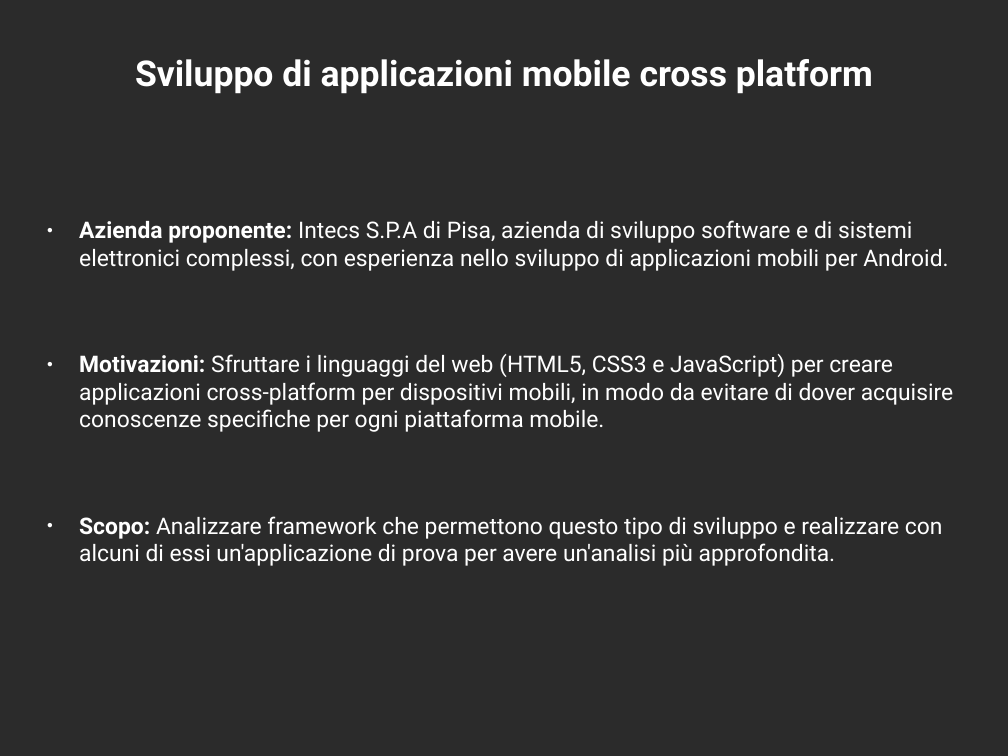
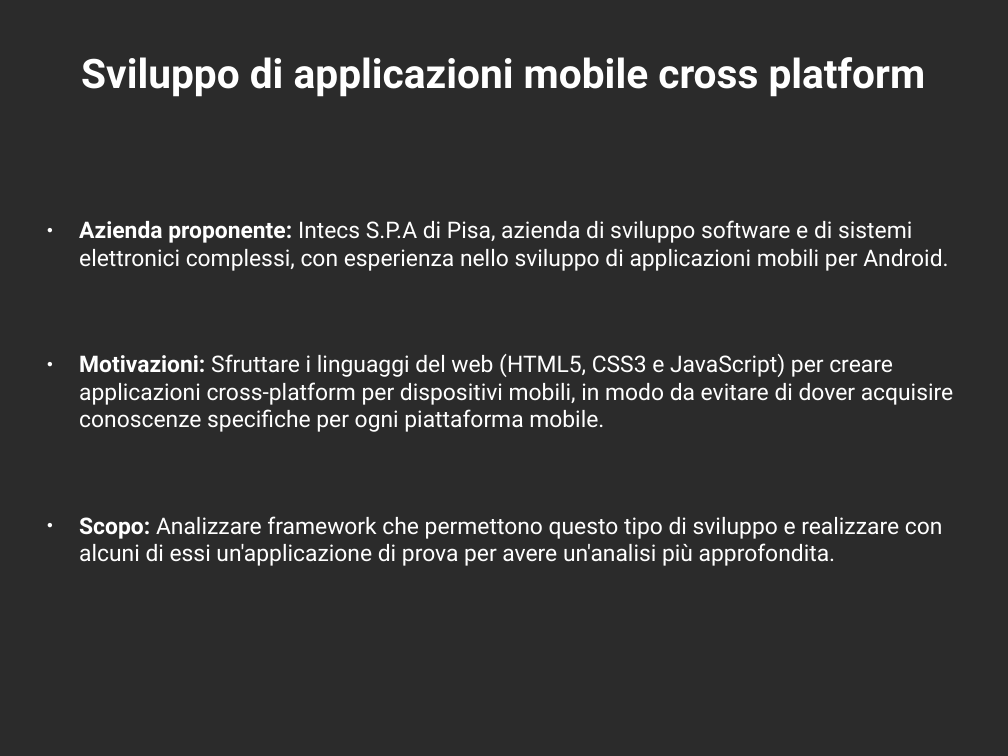
Before and after one commit to mircobe87/tesi-crossplatform, a slide deck: slide 3 of presentazione/presentazione.odp. Drawn at 1008x756 pixels with LibreOffice and Linux fonts; fonts in the diff are those of the drawing; background and template pictures are left out; a plain dark background stands for a picture behind light text. Boxes give left, top, right and bottom in pixels: in the first picture for what was removed or moved away, otherwise in the second. Text is boxed around its words. In the diff, an @@ line names an element or a change of style, - is before the commit and + after.

```diff
--- a/presentazione/presentazione.odp
+++ b/presentazione/presentazione.odp
@@ title "Sviluppo di applicazioni mobile cross ..." at (x1=81, y1=57, x2=926, y2=97): size 28 to 32 pt @@
```
